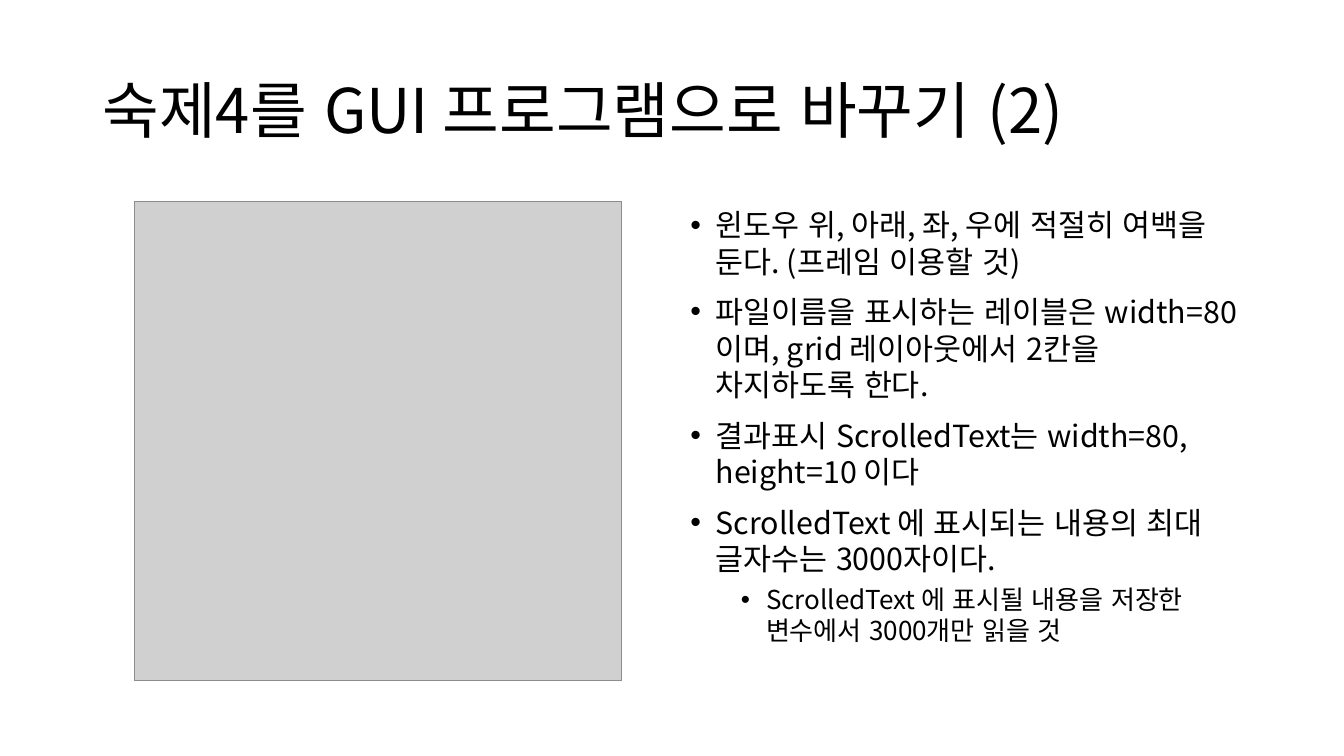
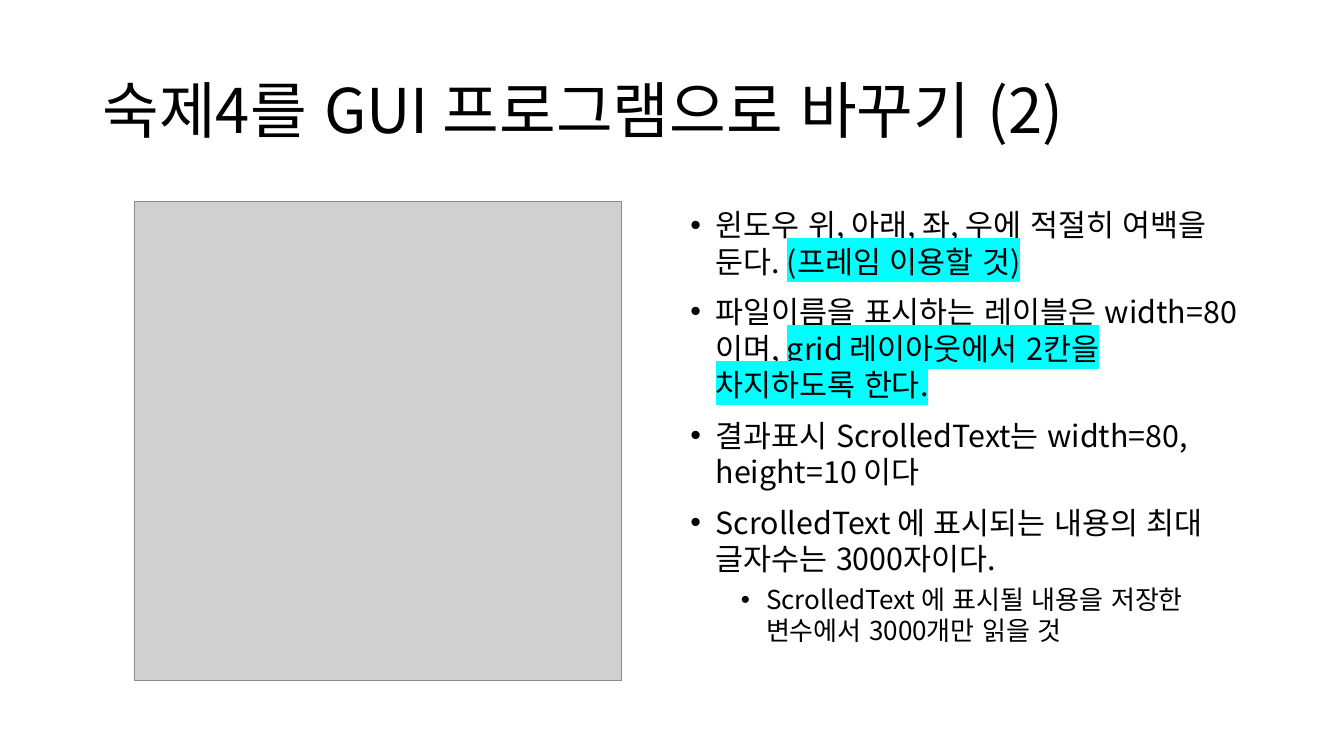
Before and after one commit to heejuShin/HGU2_2-Python, a slide deck: slide 3 of HW5/숙제5.pptx. Drawn at 1344x756 pixels with LibreOffice and Linux fonts; fonts in the diff are those of the drawing; grey boxes stand for pictures. Boxes give left, top, right and bottom in pixels: in the first picture for what was removed or moved away, otherwise in the second. Text is boxed around its words. In the diff, an @@ line names an element or a change of style, - is before the commit and + after.

```diff
--- a/HW5/숙제5.pptx
+++ b/HW5/숙제5.pptx
@@ text at [716, 211, 1237, 399]: highlight none to #00FFFF in "(프레임 이용할 것)", "grid 레이아웃에서 2칸을 차지하도록 한다." @@
```
Also in this commit, not shown: 10 other files.
